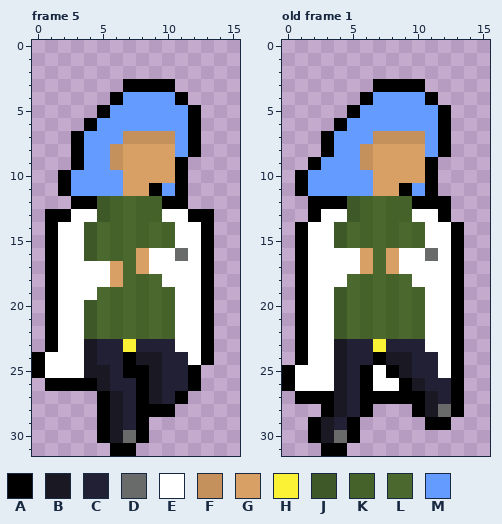
One commit to this pixel-art file: assets/art/mc/mc_running.aseprite. That is the earlier state.
16x32 pixels, 5 frames. Shown: frame 5, old frame 1. The commit also changed other frames, which this record leaves out.
Palette (. is transparent): A #000000  B #1a1923  C #222034  D #696a6a  E #ffffff  F #c4905b  G #d9a066  H #fbf236  J #3f5827  K #45622a  L #4b692f  M #639bff
After:
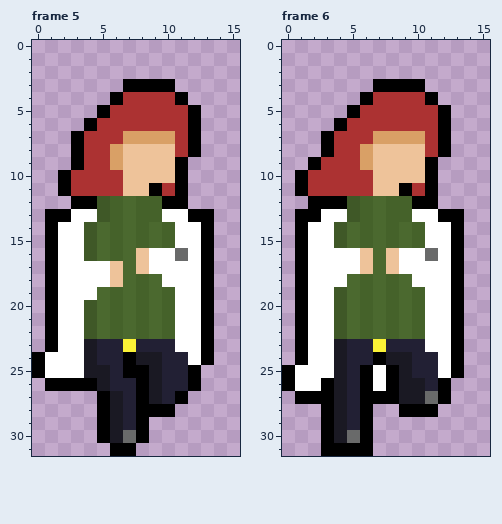
A new or re-ordered frame is compared with the old frame closest to it.
Change:
{"change": "frames 5 -> 6"}
{"change": "layer \"Mirror\" now hidden"}
{"colour":"F","old":"#c4905b","new":"#d9a066"}
{"colour":"G","old":"#d9a066","new":"#eec39a"}
{"colour":"M","old":"#639bff","new":"#ac3232"}
{"where": "frame 6 is new; against old frame 1, layer \"Running\""}
{"frame":6,"y":12,"x":12,"old":"A","new":"."}
{"frame":6,"y":13,"x":1,"old":".","new":"A"}
{"frame":6,"y":13,"x":13,"old":".","new":"A"}
{"frame":6,"y":26,"x":3,"old":"E","new":"A"}
{"frame":6,"y":26,"x":8,"old":"EA","new":"AB"}
{"frame":6,"y":26,"x":12,"old":"CA","new":"A."}
{"frame":6,"y":27,"x":9,"old":"AABCA","new":"BBDA."}
{"frame":6,"y":28,"x":9,"old":".","new":"A"}
{"frame":6,"y":28,"x":11,"old":"BDA","new":"A.."}
{"frame":6,"y":29,"x":2,"old":"ABCA.","new":".ABCA"}
{"frame":6,"y":29,"x":11,"old":"AA","new":".."}
{"frame":6,"y":30,"x":2,"old":"ABDA.","new":".ABDA"}
{"frame":6,"y":31,"x":5,"old":"..","new":"AA"}
